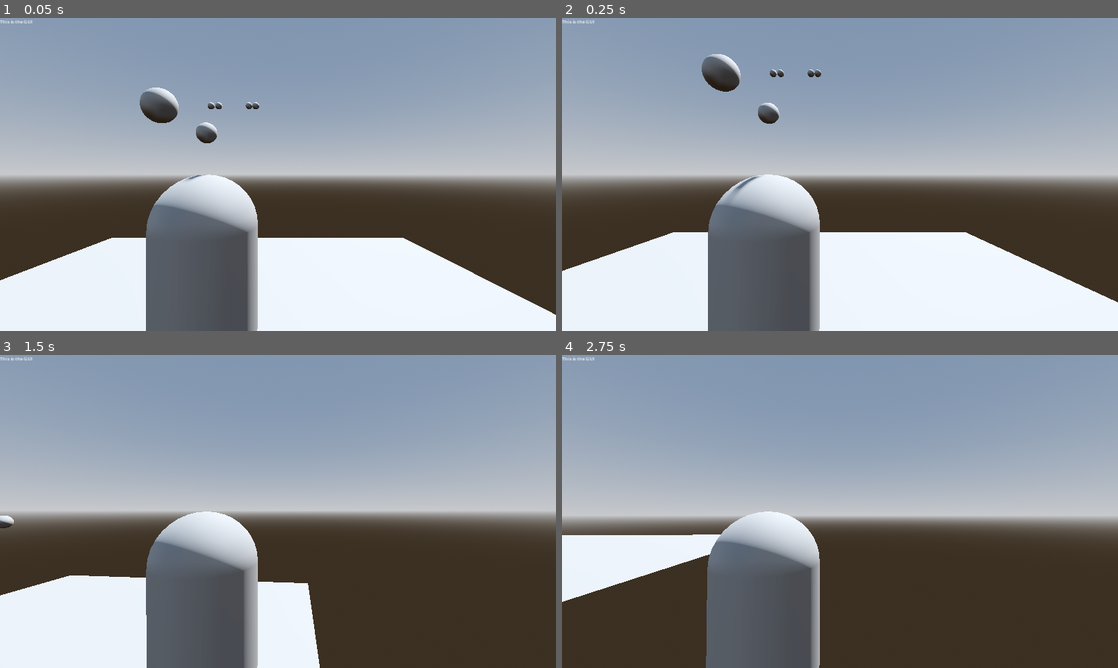
Above: before the commit, frames 1-4 (two rows, left to right).
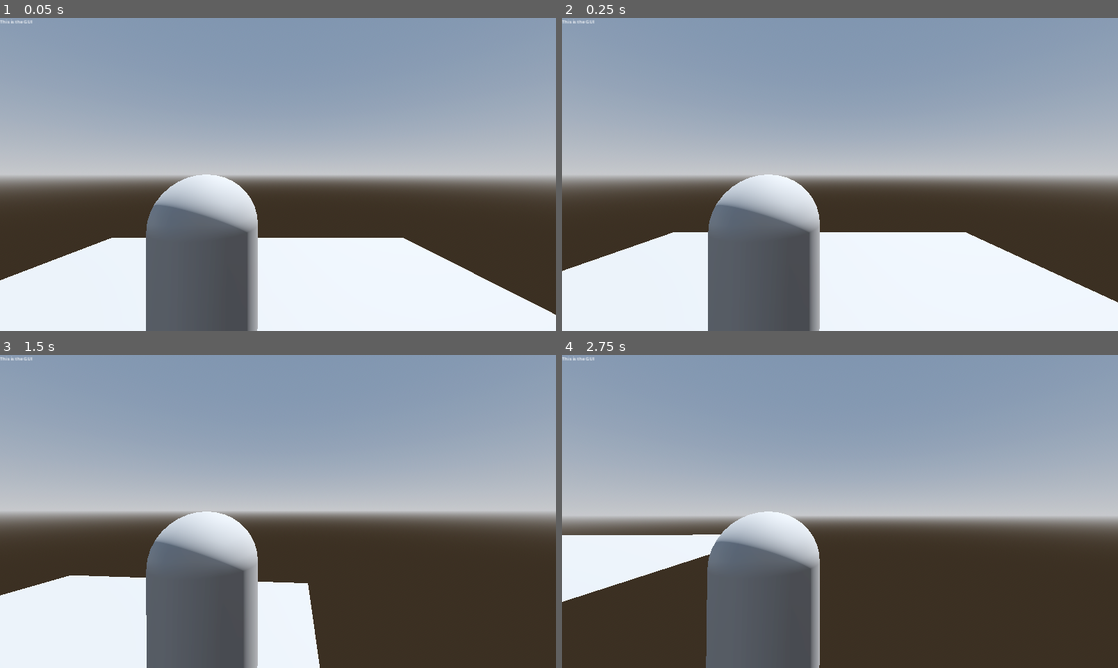
Above: after the commit, the same moments.

Repository: supereason333/untitled-space-game
Game: Godot game, scene res://dev/test_system/system.tscn
Same seed, same stepped clock (60 frames per second), same inputs: the game is played once before the commit and once after it. This scene is started directly instead of the project's main scene.
Inputs (mouse positions are in pixels of both pictures, inside the frame that each line leads up to):
- Up to frame 1 (0.05 s): no input
- Up to frame 2 (0.25 s): no input
- Up to frame 3 (1.5 s): tap Enter at 0.5 s; move the mouse to (305, 511) at 0.52 s; hold D (plr_right) 0.53-1.28 s; tap W (plr_fowards) at 0.6, 1.35 s; tap Space (plr_jump) at 0.77 s; move the mouse to (250, 511) at 1.27 s; hold S (plr_backwards) from 1.28 s (still down)
- Up to frame 4 (2.75 s): tap Space (plr_jump) at 1.52 s; move the mouse to (851, 505) at 2.02 s; release S (plr_backwards) at 2.03 s; hold D (plr_right) from 2.03 s (still down); tap W (plr_fowards) at 2.1 s

The runs differ from the first frame. In frame 1, 0.9% of the frame differs, in the area x 25-47%, y 22-52%; in frame 2, 1.0%, in the area x 25-47%, y 11-57%; in frame 3, less than 0.1%; in frame 4, nothing differs.
Error after the commit: Attempt to call function 'generate_system' in base 'null instance' on a null instance. (res://dev/test_system/system.gd:10)

Commit message:
System generator rewrite work in progress

Diff:
--- a/dev/map.gd
+++ b/dev/map.gd
@@ -8,7 +8,6 @@
 func _ready():
 	$GeneratedSystem.add_child($Generator.generate_system())
 	star = $GeneratedSystem.get_child(0)
-	_draw()
 
 
 # Called every frame. 'delta' is the elapsed time since the previous frame.
@@ -25,4 +24,5 @@
 		draw_circle(pos, 8, Color.BLUE)
 		for r in i.get_children():
 			rads = rnd.randf_range(0, 3.141 * 2)
-			draw_circle(Vector2(r.orbit_r1 / 15000 * cos(rads), r.orbit_r1 / 15000 * cos(rads)) + pos, 4, Color.WHITE)
+			var π = 3.14159
+			draw_circle(Vector2(r.orbit_r1 / 15000 * cos(π), r.orbit_r1 / 15000 * cos(π)) + pos, 4, Color.WHITE)
--- a/dev/map.tscn
+++ b/dev/map.tscn
@@ -1,13 +1,8 @@
-[gd_scene load_steps=3 format=3 uid="uid://bc3snhfs1e4yo"]
+[gd_scene load_steps=2 format=3 uid="uid://bc3snhfs1e4yo"]
 
 [ext_resource type="Script" path="res://dev/map.gd" id="1_x0hb4"]
-[ext_resource type="PackedScene" uid="uid://qd4tmdjp2ia6" path="res://world_generation/generator.tscn" id="2_uevdd"]
 
 [node name="Map" type="Node2D"]
 script = ExtResource("1_x0hb4")
 
-[node name="Generator" parent="." instance=ExtResource("2_uevdd")]
-
-[node name="GeneratedSystem" type="Node" parent="."]
-
 [node name="Camera2D" type="Camera2D" parent="."]
--- a/dev/test_system/system.tscn
+++ b/dev/test_system/system.tscn
@@ -1,16 +1,7 @@
-[gd_scene load_steps=11 format=3 uid="uid://fv0rtvuh3oyb"]
+[gd_scene load_steps=8 format=3 uid="uid://fv0rtvuh3oyb"]
 
-[ext_resource type="PackedScene" uid="uid://qd4tmdjp2ia6" path="res://world_generation/generator.tscn" id="1_ixtom"]
 [ext_resource type="Script" path="res://dev/test_system/system.gd" id="1_narst"]
 [ext_resource type="PackedScene" uid="uid://d34hxdd02ycw2" path="res://player/player.tscn" id="2_8gxke"]
-
-[sub_resource type="SphereMesh" id="SphereMesh_elns1"]
-radius = 0.1
-height = 0.2
-
-[sub_resource type="SphereMesh" id="SphereMesh_rcnbj"]
-radius = 0.02
-height = 0.04
 
 [sub_resource type="ProceduralSkyMaterial" id="ProceduralSkyMaterial_y0hex"]
 sky_horizon_color = Color(0.64625, 0.65575, 0.67075, 1)
@@ -34,21 +25,12 @@
 [node name="System" type="Node3D"]
 script = ExtResource("1_narst")
 
-[node name="Ball" type="MeshInstance3D" parent="."]
-mesh = SubResource("SphereMesh_elns1")
-
-[node name="BallSmall" type="MeshInstance3D" parent="."]
-mesh = SubResource("SphereMesh_rcnbj")
-skeleton = NodePath("../Ball")
-
 [node name="WorldEnvironment" type="WorldEnvironment" parent="."]
 environment = SubResource("Environment_qp1do")
 
 [node name="DirectionalLight3D" type="DirectionalLight3D" parent="."]
 transform = Transform3D(-0.866024, -0.433016, 0.250001, 0, 0.499998, 0.866026, -0.500003, 0.749999, -0.43301, 0, 0, 0)
 shadow_enabled = true
-
-[node name="Generator" parent="." instance=ExtResource("1_ixtom")]
 
 [node name="MeshInstance3D" type="MeshInstance3D" parent="."]
 mesh = SubResource("PlaneMesh_ch6v3")
@@ -60,6 +42,3 @@
 
 [node name="CharacterBody3D" parent="." instance=ExtResource("2_8gxke")]
 transform = Transform3D(1, 0, 0, 0, 1, 0, 0, 0, 1, 0, 1.18544, 0)
-
-[node name="SystemModel" type="Node3D" parent="."]
-transform = Transform3D(1, 0, 0, 0, 1, 0, 0, 0, 1, 0, 2.57587, 0)
--- /dev/null
+++ b/global/global_utils.gd
@@ -0,0 +1,14 @@
+extends Node
+
+const GRAV_CONST := 0.0000000000667408
+
+var rnd = RandomNumberGenerator.new()
+
+func rnd_from_chance(input: float):			# chooses true/false from a chance. Input = 0.3 -> 30% to return true
+	if input < rnd.randf(): return false
+	else: return true
+
+
+func exp_rndi_range(min: int, max: int):
+	max += 1
+	return int(rnd.randf_range(0, max) * rnd.randf_range(0, max) / max) + min
--- a/project.godot
+++ b/project.godot
@@ -14,6 +14,10 @@
 run/main_scene="res://scene.tscn"
 config/features=PackedStringArray("4.1", "Mobile")
 config/icon="res://icon.svg"
+
+[autoload]
+
+GlobalUtils="*res://global/global_utils.gd"
 
 [display]
 
--- a/scene.tscn
+++ b/scene.tscn
@@ -1,7 +1,6 @@
-[gd_scene load_steps=8 format=3 uid="uid://prsb6oexwm7j"]
+[gd_scene load_steps=7 format=3 uid="uid://prsb6oexwm7j"]
 
 [ext_resource type="PackedScene" uid="uid://d34hxdd02ycw2" path="res://player/player.tscn" id="1_t5ogj"]
-[ext_resource type="PackedScene" uid="uid://qd4tmdjp2ia6" path="res://world_generation/generator.tscn" id="2_pv5cy"]
 
 [sub_resource type="ProceduralSkyMaterial" id="ProceduralSkyMaterial_dy7gp"]
 sky_horizon_color = Color(0.64625, 0.65575, 0.67075, 1)
@@ -41,5 +40,3 @@
 
 [node name="CharacterBody3D" parent="." instance=ExtResource("1_t5ogj")]
 transform = Transform3D(1, 0, 0, 0, 1, 0, 0, 0, 1, 0, 1.14161, 0)
-
-[node name="Generator" parent="." instance=ExtResource("2_pv5cy")]
--- /dev/null
+++ b/world_generation/Moon.gd
@@ -0,0 +1,12 @@
+extends Node
+
+# Moon
+
+# Called when the node enters the scene tree for the first time.
+func _ready():
+	pass # Replace with function body.
+
+
+# Called every frame. 'delta' is the elapsed time since the previous frame.
+func _process(delta):
+	pass
--- /dev/null
+++ b/world_generation/Planet.gd
@@ -0,0 +1,12 @@
+extends Node
+
+# Planet
+
+# Called when the node enters the scene tree for the first time.
+func _ready():
+	pass # Replace with function body.
+
+
+# Called every frame. 'delta' is the elapsed time since the previous frame.
+func _process(delta):
+	pass
--- /dev/null
+++ b/world_generation/Structure.gd
@@ -0,0 +1,12 @@
+extends Node
+
+# Structure
+
+# Called when the node enters the scene tree for the first time.
+func _ready():
+	pass # Replace with function body.
+
+
+# Called every frame. 'delta' is the elapsed time since the previous frame.
+func _process(delta):
+	pass
--- a/world_generation/generator.tscn
+++ b/world_generation/generator_old.tscn
@@ -1,6 +1,6 @@
 [gd_scene load_steps=6 format=3 uid="uid://qd4tmdjp2ia6"]
 
-[ext_resource type="Script" path="res://world_generation/generator.gd" id="1_k8c4s"]
+[ext_resource type="Script" path="res://world_generation/generator_old.gd" id="1_86l0e"]
 
 [sub_resource type="GDScript" id="GDScript_jorng"]
 script/source = "extends Node3D
@@ -79,7 +79,7 @@
 "
 
 [node name="Generator" type="Node3D"]
-script = ExtResource("1_k8c4s")
+script = ExtResource("1_86l0e")
 
 [node name="BaseSystem" type="Node3D" parent="."]
 script = SubResource("GDScript_jorng")
--- /dev/null
+++ b/world_generation/generator_root.gd
@@ -0,0 +1,62 @@
+extends Node
+
+func _ready():
+	generate_system()
+
+@onready var output := $Output
+
+var rnd = RandomNumberGenerator.new()
+
+var chance_generate_moons := 0.9
+
+func generate_system():			# Generates a whole new system
+	# Adds the system and star
+	output.add_child($BaseSystem.duplicate())
+	var system = output.get_child(0)
+	system.star_type = 0			# type of star generated
+	match system.star_type:
+		0:
+			system.star_radius = 1000000	# idk
+		1:
+			pass
+		2:
+			pass
+		_:
+			pass
+
+	# Adds the planets
+	var planet_amount := 0
+	if GlobalUtils.rnd_from_chance(0.2):					# Generates large system
+		planet_amount = rnd.randi_range(7, 12)
+		print_debug("Large system")
+	elif GlobalUtils.rnd_from_chance(0.3):					# Generates an extra small system
+		planet_amount = rnd.randi_range(1, 3)
+		print_debug("small system")
+	else:													# Regular sized system
+		planet_amount = rnd.randi_range(4, 6)
+		print_debug("medium system")
+
+	for i in planet_amount:
+		system.add_child(generate_planet())
+
+
+
+func generate_planet():
+	var planet = $BasePlanet.duplicate()
+	planet.type = 0			# sets type of planet
+	match planet.type:
+		0:
+			planet.radius = 100000
+		1:
+			pass
+		2:
+			pass
+		3:
+			pass
+		_:
+			pass
+	return planet
+
+
+func generate_moon():
+	pass
--- /dev/null
+++ b/world_generation/generator_root.tscn
@@ -0,0 +1,53 @@
+[gd_scene load_steps=4 format=3 uid="uid://cldte13bdhn86"]
+
+[ext_resource type="Script" path="res://world_generation/generator_root.gd" id="1_s1mk3"]
+
+[sub_resource type="GDScript" id="GDScript_1ropa"]
+script/source = "extends Node
+
+# base System
+
+var system_ID = 0
+var star_type := 0		# type of star
+var star_radius := 0	# Radius of star
+
+# Called when the node enters the scene tree for the first time.
+func _ready():
+	pass # Replace with function body.
+
+
+# Called every frame. 'delta' is the elapsed time since the previous frame.
+func _process(delta):
+	pass
+"
+
+[sub_resource type="GDScript" id="GDScript_t1uap"]
+script/source = "extends Node
+
+# Base Planet
+
+var radius := 0.0				# Radius of the body
+var orbital_radius := 0.0		# Radius from the center of parent body
+var orbital_period := 0.0		# orbital period search it up
+var type := 0			# Type of planet
+
+# Called when the node enters the scene tree for the first time.
+func _ready():
+	pass # Replace with function body.
+
+
+# Called every frame. 'delta' is the elapsed time since the previous frame.
+func _process(delta):
+	pass
+"
+
+[node name="GeneratorRoot" type="Node"]
+script = ExtResource("1_s1mk3")
+
+[node name="BaseSystem" type="Node" parent="."]
+script = SubResource("GDScript_1ropa")
+
+[node name="BasePlanet" type="Node" parent="."]
+script = SubResource("GDScript_t1uap")
+
+[node name="Output" type="Node" parent="."]
Renamed: world_generation/generator.gd -> world_generation/generator_old.gd
